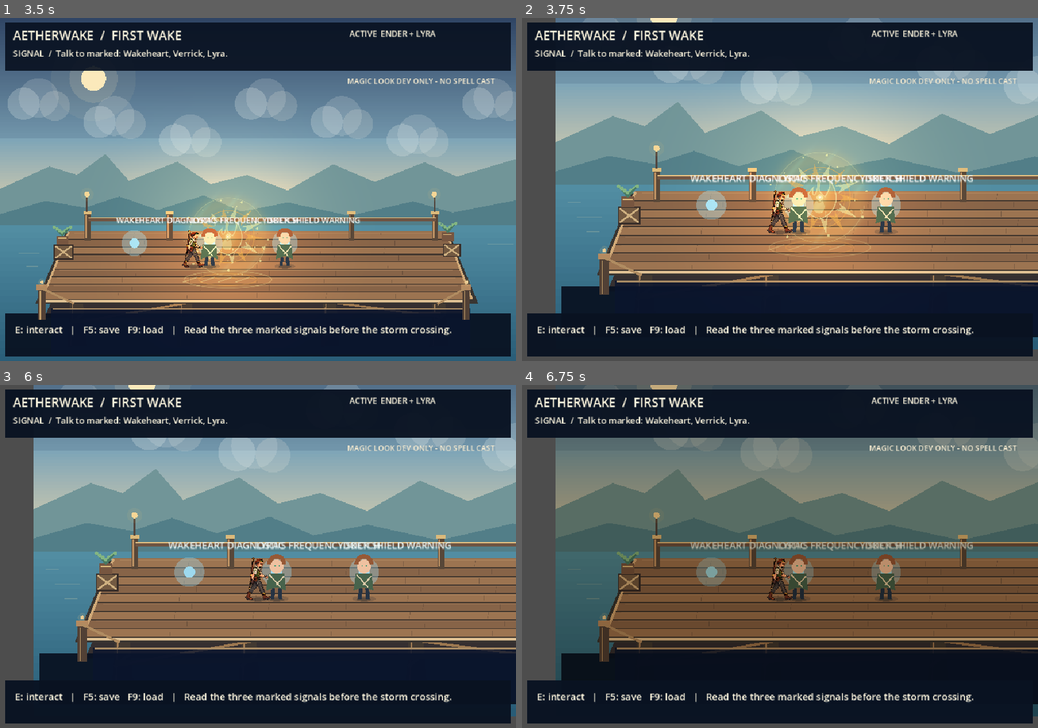
Above: before the commit, frames 1-4 (two rows, left to right).
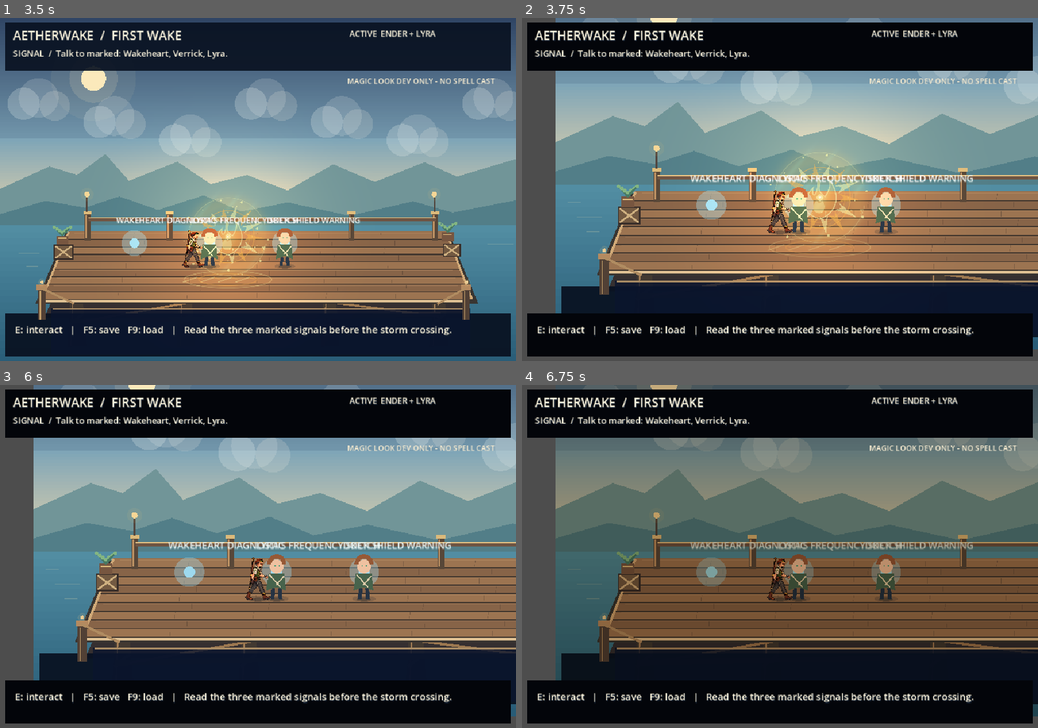
Above: after the commit, the same moments.

Repository: ndrorchestration/ToSailaStarrySky-jrpg
Game: Godot game, scene res://scenes/magic_vfx_chapter1_camera_review.tscn
Same seed, same stepped clock (60 frames per second), same inputs: the game is played once before the commit and once after it. This scene is started directly instead of the project's main scene.
Inputs:
- Up to frame 1 (3.5 s): tap Enter at 0.5, 2 s; hold Right (ui_right) 0.53-1.28 s; tap 1 (aetherwake_ch1_choice_a) at 0.6 s; tap Space at 0.77, 1.25, 1.52, 2.75, 3.02 s; hold Down (ui_down) 1.28-2.03 s; tap 2 (aetherwake_ch1_choice_b) at 1.35 s; hold Right (ui_right) 2.03-2.78 s; tap 3 (aetherwake_ch1_choice_c) at 2.1 s; hold Up (ui_up) from 2.78 s (still down); tap 4 (aetherwake_ch1_combat_rest) at 2.85 s
- Up to frame 2 (3.75 s): tap Enter at 3.5 s; release Up (ui_up) at 3.53 s; hold Left (ui_left) from 3.53 s (still down); tap C (aetherwake_ch1_formula_review) at 3.6 s
- Up to frame 3 (6 s): tap Space at 3.77, 4.25, 4.52 s; tap E (aetherwake_ch1_interact) at 4.35 s; release Left (ui_left) at 5.03 s; hold Down (ui_down) 5.03-5.78 s; tap R at 5.1 s; hold Right (ui_right) from 5.78 s (still down); tap V at 5.85 s
- Up to frame 4 (6.75 s): tap Space at 6.02 s; release Right (ui_right) at 6.53 s; hold Up (ui_up) from 6.53 s (still down); tap T at 6.6 s

Frame 1 is identical in both runs. In frame 2, 18% of the frame differs, in the area x 1-99%, y 1-99%; in frame 3, 18%; in frame 4, 18%.

Commit message:
fix(godot): use truly opaque closeup-only HUD protection under native VFX

Diff:
--- a/godot/scripts/magic_vfx_chapter1_camera_review.gd
+++ b/godot/scripts/magic_vfx_chapter1_camera_review.gd
@@ -106,7 +106,9 @@
         scrim.name = "VisualQACameraSafeHudPanel"
         scrim.position = region.position
         scrim.size = region.size
-        scrim.color = Color(0.035, 0.07, 0.13, 0.96)
+        # Opaque charcoal-navy is screen-fixed: protects real text against
+        # changing/zoomed scenery instead of relying on world-space backing.
+        scrim.color = Color(0.012, 0.022, 0.039, 1.0)
         scrim.mouse_filter = Control.MOUSE_FILTER_IGNORE
         scrim.visible = false
         chapter_ui.add_child(scrim)
